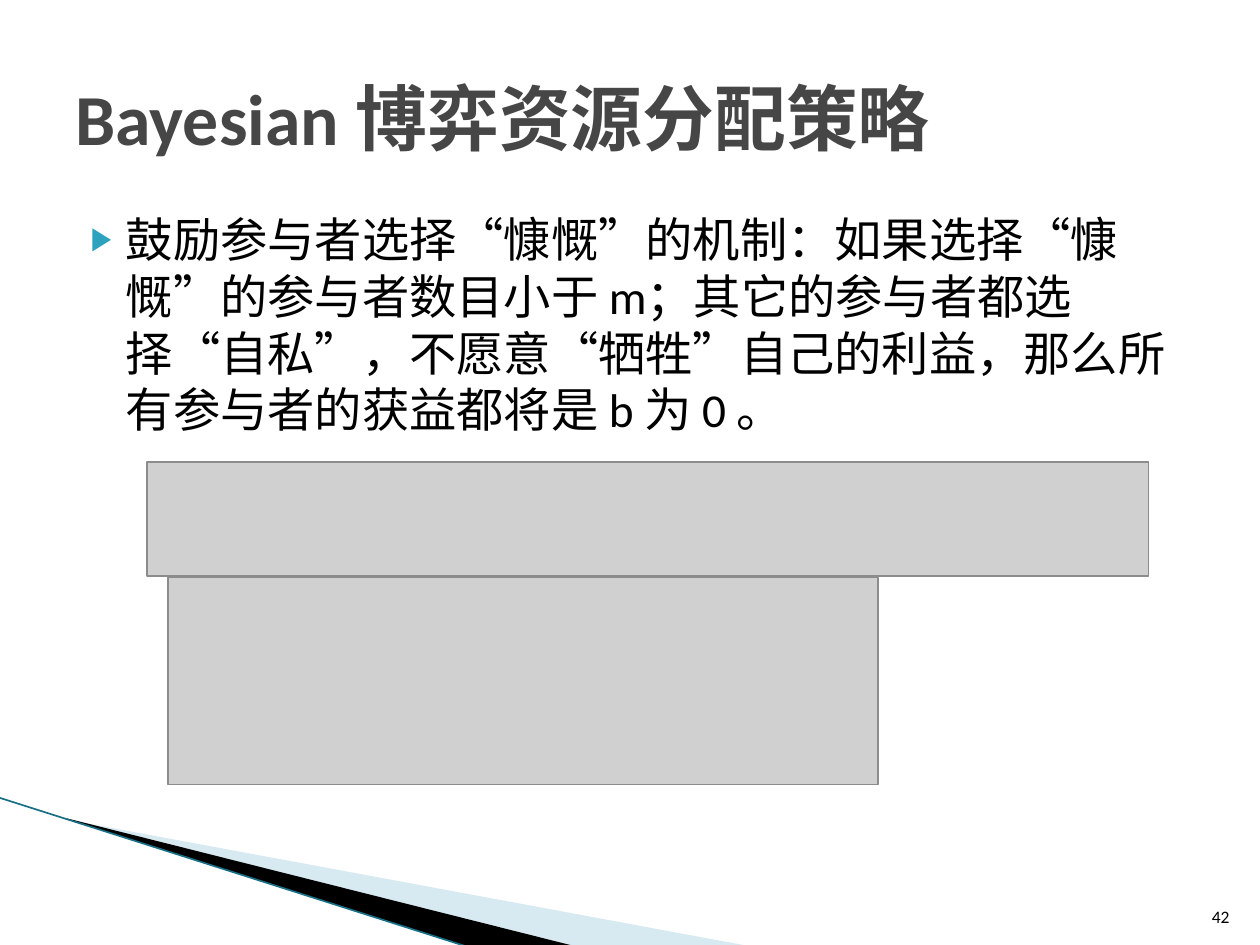
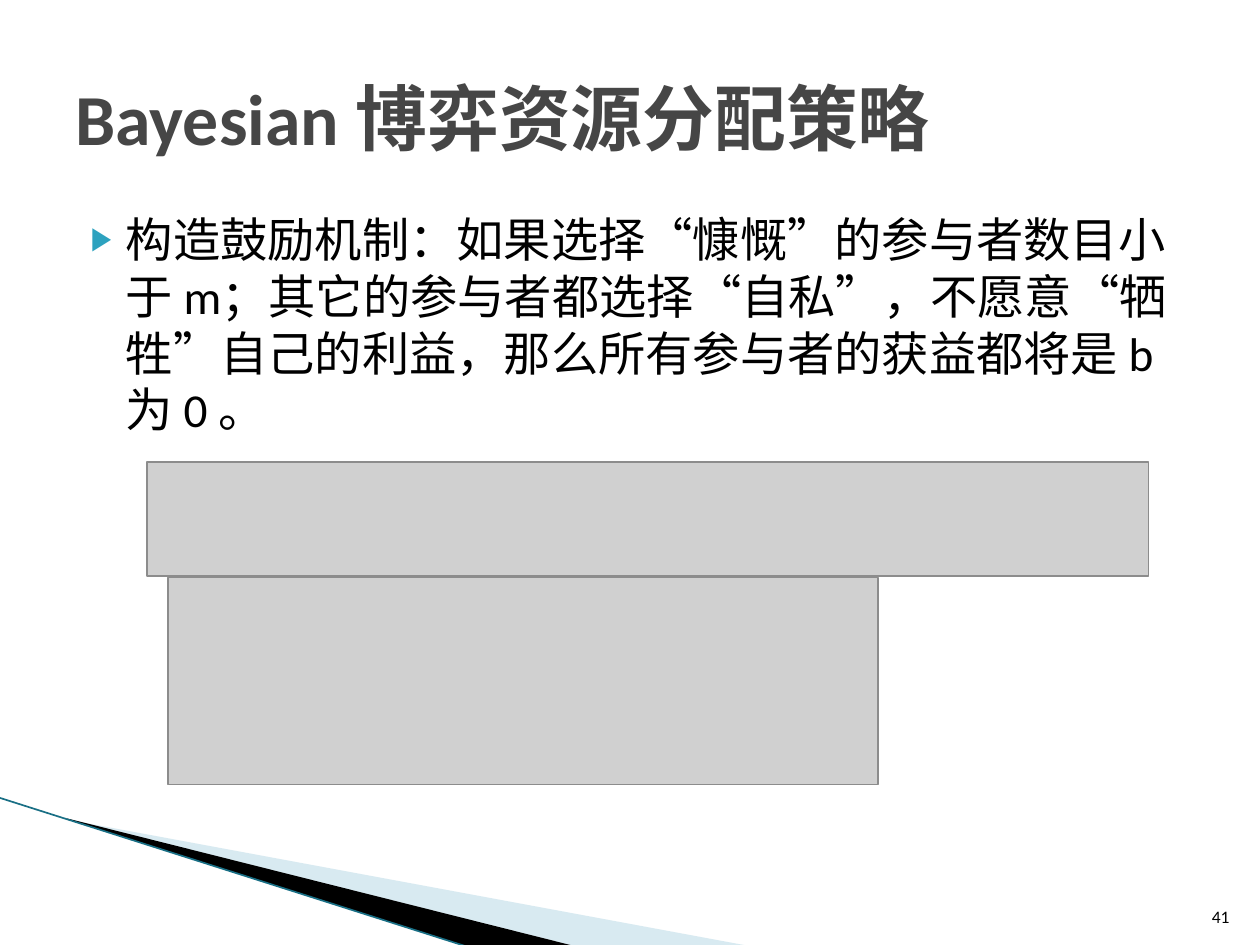
Before and after one commit to ZhiweiYAN/yzw_thesis, a slide deck: slide 41 of defense_phd.pptx (slide 42 before the commit). Drawn at 1260x945 pixels with LibreOffice and Linux fonts; fonts in the diff are those of the drawing; grey boxes stand for pictures; background and template pictures are left out. Boxes give left, top, right and bottom in pixels: in the first picture for what was removed or moved away, otherwise in the second. Text is boxed around its words. In the diff, an @@ line names an element or a change of style, - is before the commit and + after.

```diff
--- a/defense_phd.pptx
+++ b/defense_phd.pptx
@@ text at [126, 216, 1167, 431]: text changed @@
-▶ 鼓励参与者选择“慷慨”的机制：如果选择“慷慨”的参与者数目小于 m；其它的参与者都选择“自私”，不愿意“牺牲”自己的利益，那么所有参与者的获益都将是 b 为 0 。
+▶ 构造鼓励机制：如果选择“慷慨”的参与者数目小于 m；其它的参与者都选择“自私”，不愿意“牺牲”自己的利益，那么所有参与者的获益都将是 b 为 0 。
@@ page number at [1212, 911, 1230, 923]: text changed @@
-42
+41
```
Also in this commit, not shown: 14 other slides changed, 2 other files.
